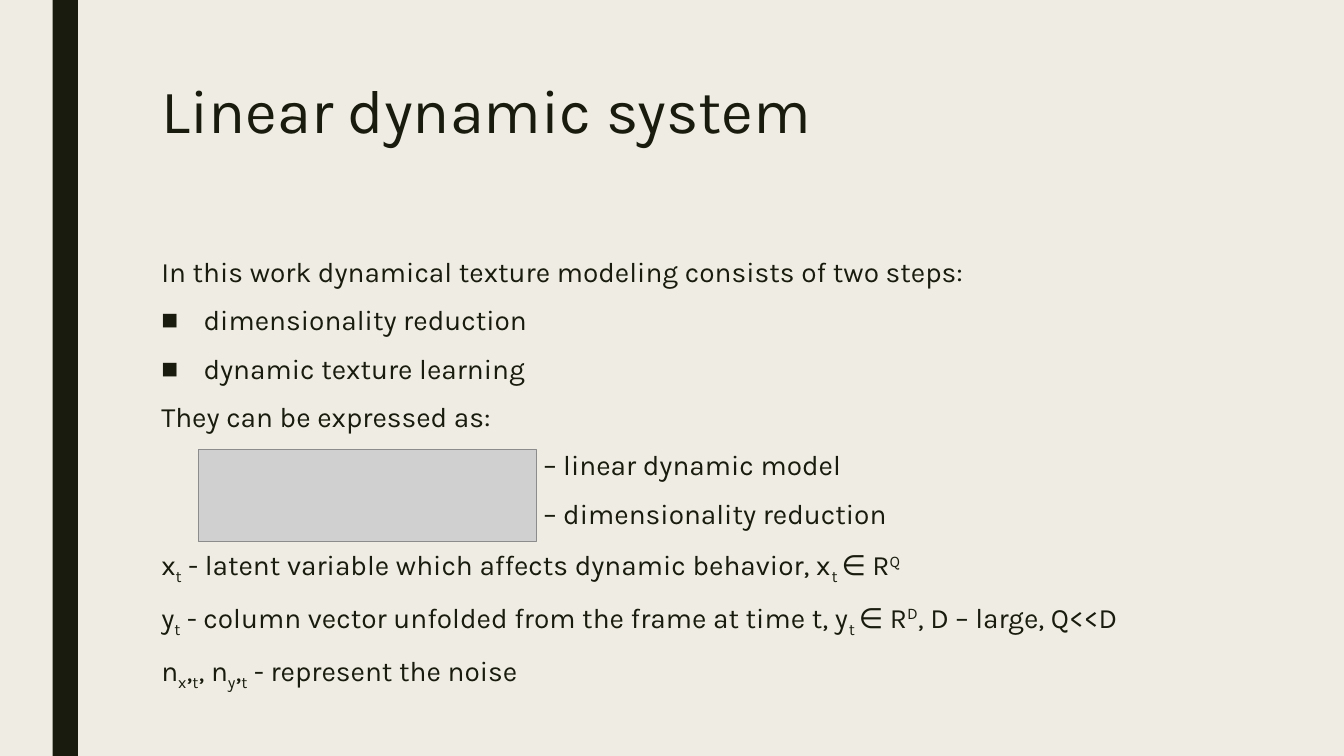
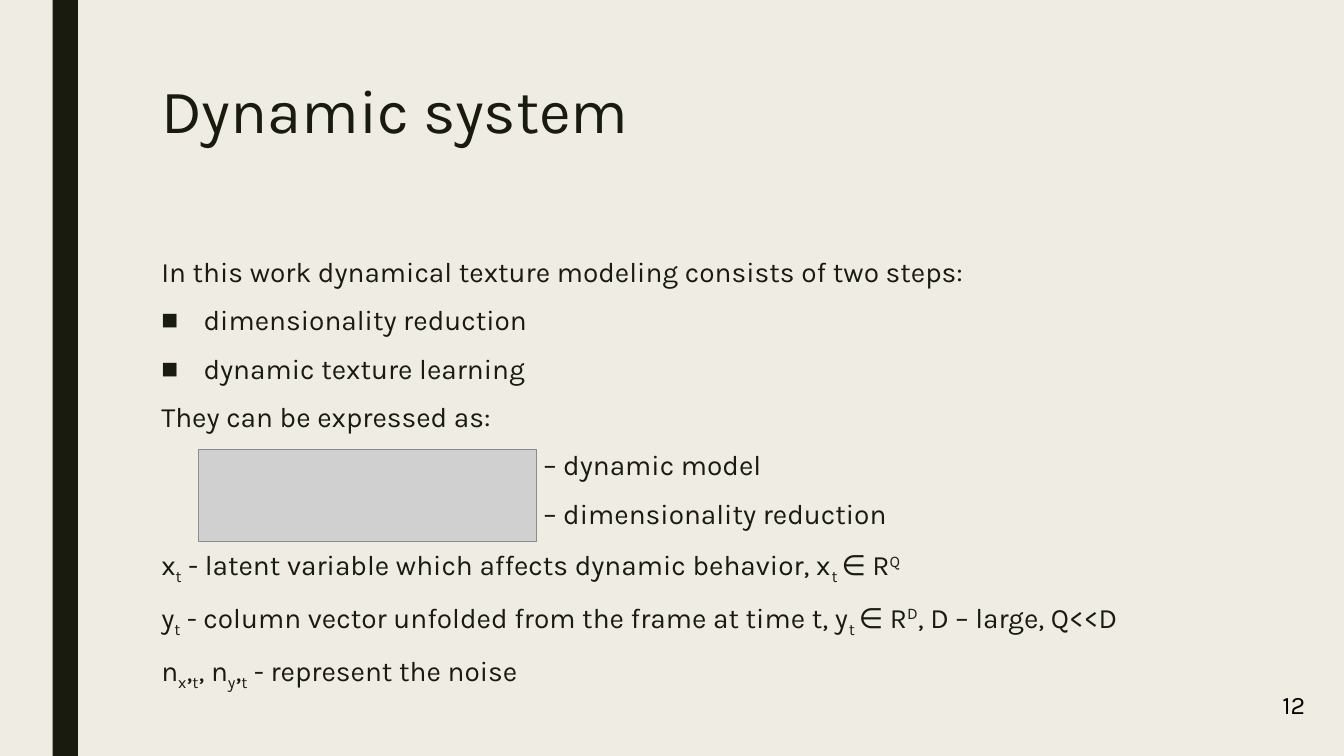
Before and after one commit to koptelovmax/gaussianprocess, a slide deck: slide 39 of presentation.pptx. Drawn at 1344x756 pixels with LibreOffice and Linux fonts; fonts in the diff are those of the drawing; grey boxes stand for pictures. Boxes give left, top, right and bottom in pixels: in the first picture for what was removed or moved away, otherwise in the second. Text is boxed around its words. In the diff, an @@ line names an element or a change of style, - is before the commit and + after.

```diff
--- a/presentation.pptx
+++ b/presentation.pptx
@@ title at box(161, 90, 628, 148): text changed @@
-Linear dynamic system
+Dynamic system
@@ text at box(563, 455, 761, 482): text changed @@
-– linear dynamic model
+– dynamic model
@@ text added at box(1282, 698, 1305, 714), 18 pt, text #000000 @@
+12
```
Also in this commit, not shown: 35 other slides changed, 3 slides added, 9 slides removed, 3 other files.
